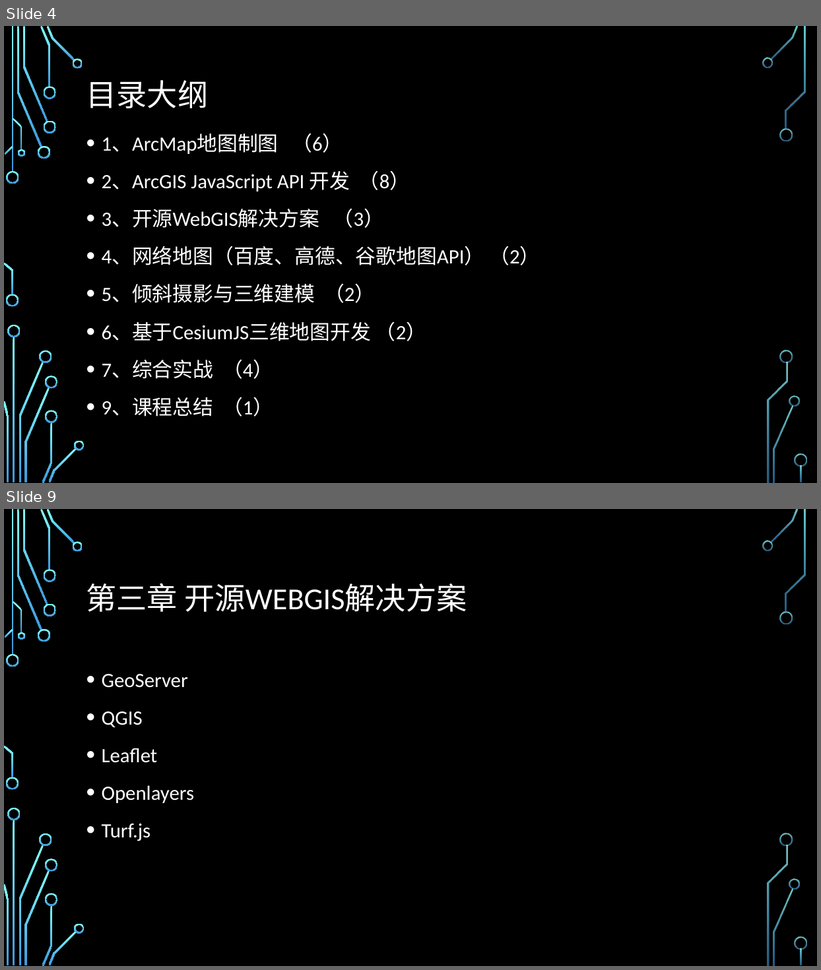
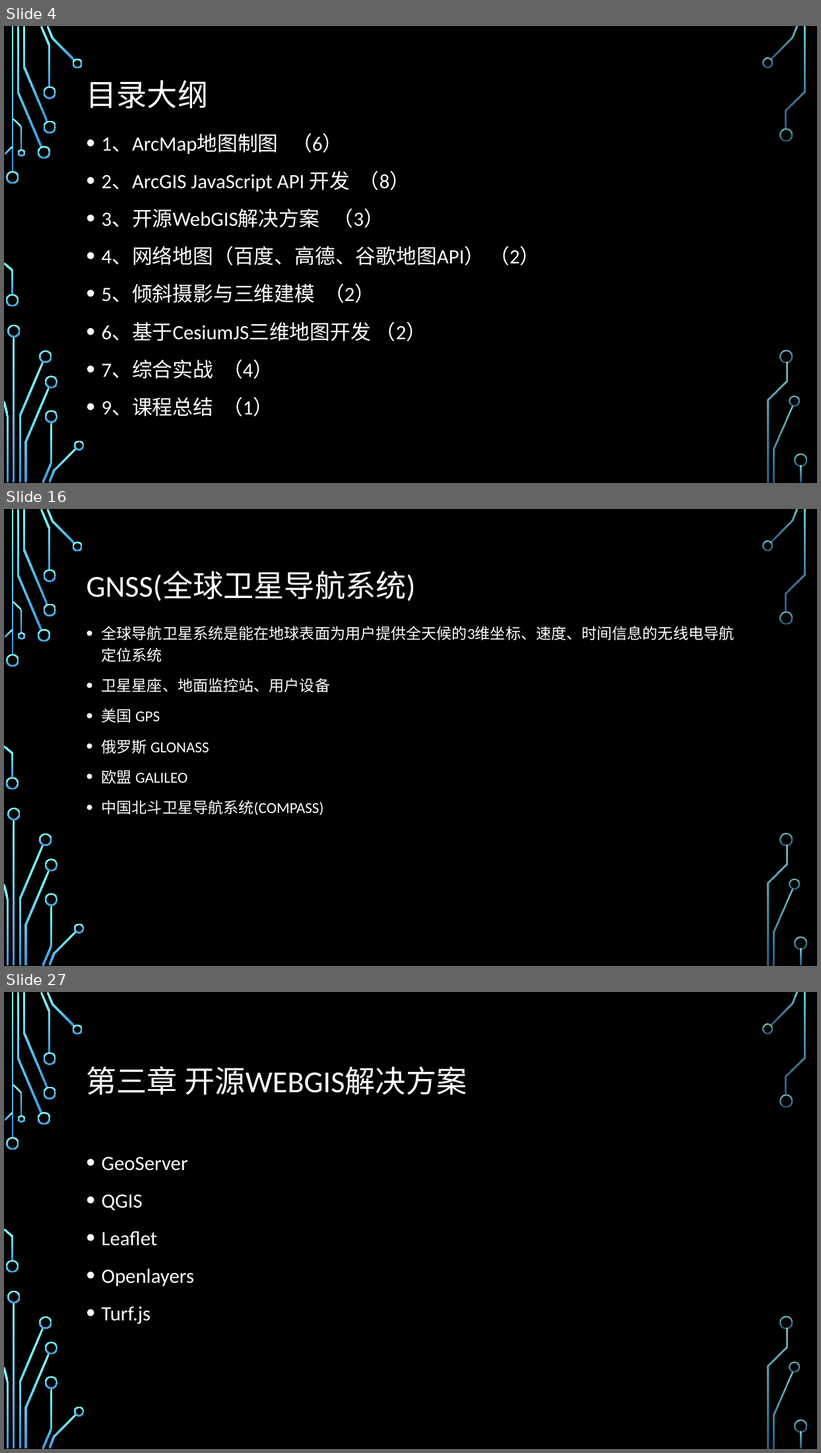
Before and after one commit to guojs/webgis, a slide deck: resource/WebGIS课程大纲.pptx. Shown one above the other, each under a label of ours: slides 4 and 9 before the commit, slides 4, 16 and 27 after it; the slides between them are not shown. The pictures are 821x970 and 821x1453 pixels, drawn with LibreOffice and Linux fonts; fonts in the diff are those of the drawing; background and template pictures are left out. Boxes give left, top, right and bottom in pixels: in the first picture for what was removed or moved away, otherwise in the second. Text is boxed around its words. In the diff, an @@ line names an element or a change of style, - is before the commit and + after.

```diff
--- a/resource/WebGIS课程大纲.pptx
+++ b/resource/WebGIS课程大纲.pptx
@@ slide 16 added at [4,509,817,966], background picture (left out); not listed: 36 template elements that a slide beside it also shows @@
@@ title added at [86,571,416,601], 36 pt, text #FFFFFF @@
+GNSS(全球卫星导航系统)
@@ text added at [102,626,735,815], 18 pt, text #FFFFFF @@
+• 全球导航卫星系统是能在地球表面为用户提供全天候的3维坐标、速度、时间信息的无线电导航定位系统
+• 卫星星座、地面监控站、用户设备
+• 美国 GPS
+• 俄罗斯 GLONASS
+• 欧盟 GALILEO
+• 中国北斗卫星导航系统(COMPASS)
@@ what was slide 9 is now slide 27 @@
```
Also in this commit, not shown: 5 slides changed, 18 other slides added, 1 slide removed, 44 other files.
